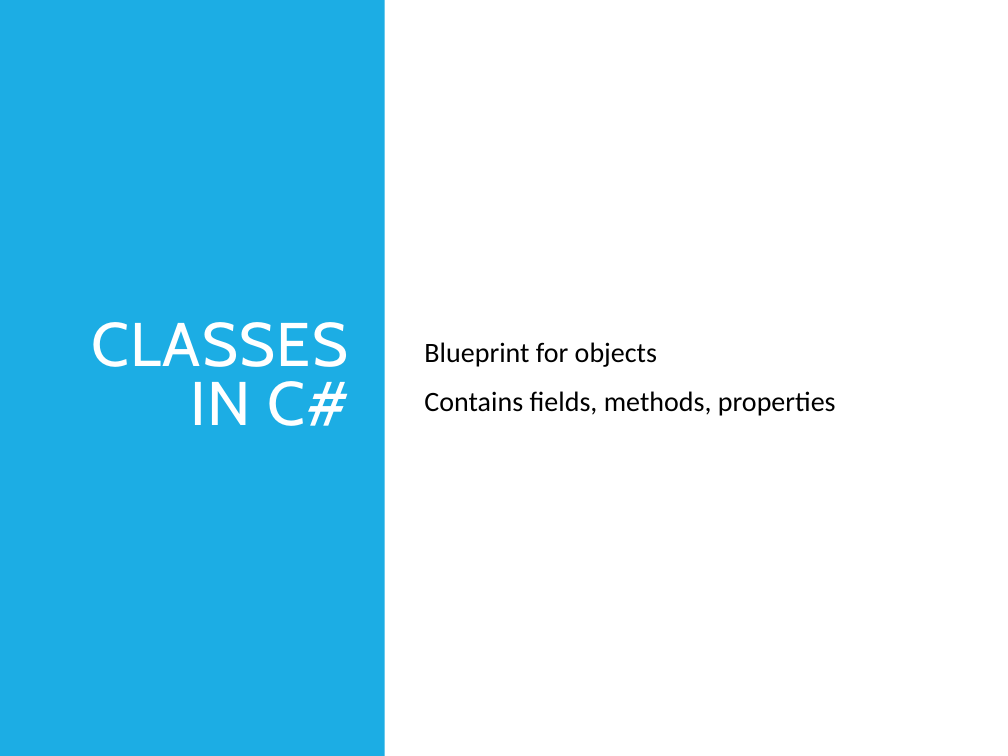
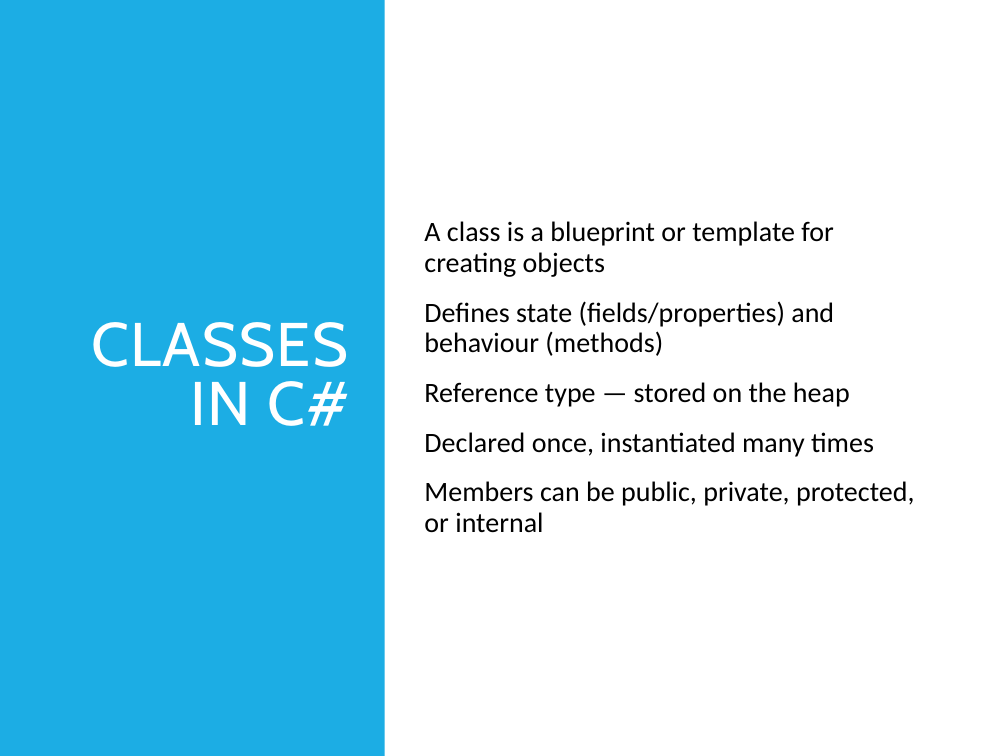
Before and after one commit to vikash-verma-profile/dotnet-epsilon-2026-May, a slide deck: slide 2 of Day-2/OOP_CSharp.pptx. Drawn at 1008x756 pixels with LibreOffice and Linux fonts; fonts in the diff are those of the drawing. Boxes give left, top, right and bottom in pixels: in the first picture for what was removed or moved away, otherwise in the second. Text is boxed around its words. In the diff, an @@ line names an element or a change of style, - is before the commit and + after.

```diff
--- a/Day-2/OOP_CSharp.pptx
+++ b/Day-2/OOP_CSharp.pptx
@@ text at bbox=[424, 221, 914, 533]: text changed @@
-  Blueprint for objects
-  Contains fields, methods, properties
+  A class is a blueprint or template for creating objects
+  Defines state (fields/properties) and behaviour (methods)
+  Reference type — stored on the heap
+  Declared once, instantiated many times
+  Members can be public, private, protected, or internal
```
Also in this commit, not shown: 19 other slides changed, 13 slides added, 1 slide removed, 9 other files.
